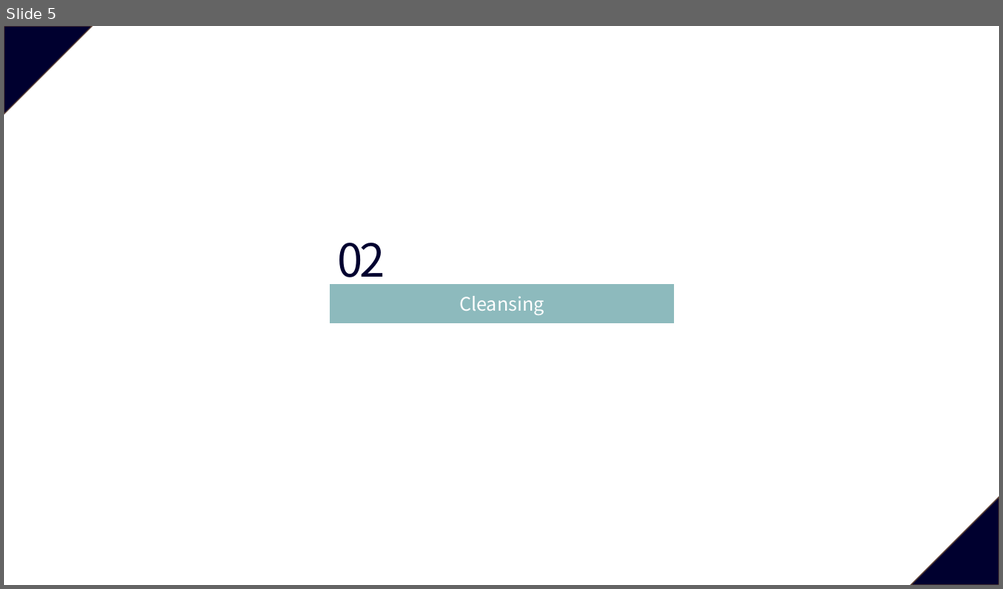
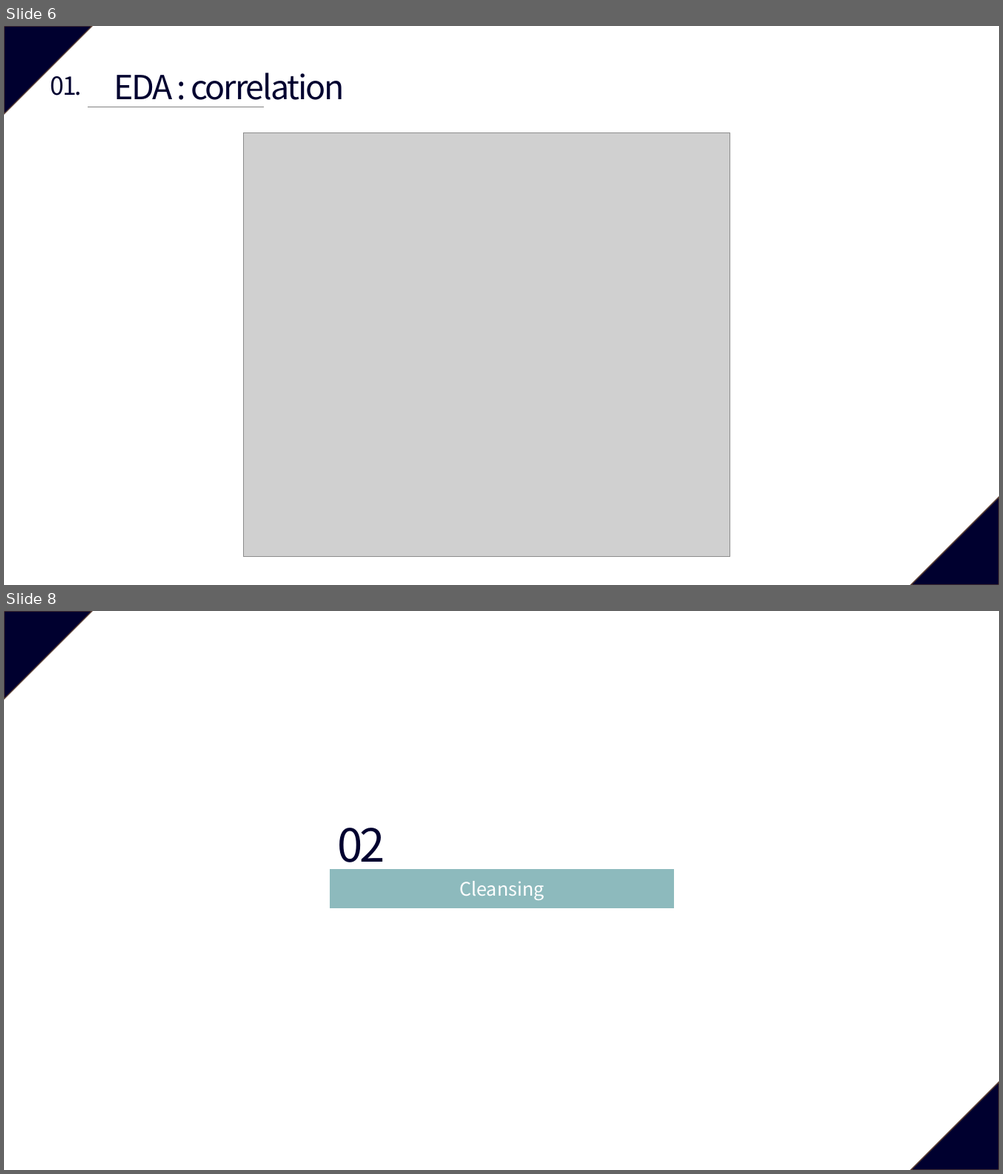
Before and after one commit to hsmoon-91/data-mining, a slide deck: (slide) House_Price.pptx. Shown one above the other, each under a label of ours: slide 5 before the commit, slides 6 and 8 after it; the slides between them are not shown. The pictures are 1003x589 and 1003x1174 pixels, drawn with LibreOffice and Linux fonts; fonts in the diff are those of the drawing; grey boxes stand for pictures. Boxes give left, top, right and bottom in pixels: in the first picture for what was removed or moved away, otherwise in the second. Text is boxed around its words. In the diff, an @@ line names an element or a change of style, - is before the commit and + after.

```diff
--- a/(slide) House_Price.pptx
+++ b/(slide) House_Price.pptx
@@ slide 6 added at box(4, 26, 999, 585), background #FFFFFF; not listed: 2 template elements that a slide beside it also shows @@
@@ text added at box(51, 76, 82, 96), 24 pt, text #00002F @@
+01.
@@ text added at box(114, 73, 344, 107), 32 pt, text #00002F @@
+EDA : correlation
@@ line added from (88, 107) to (264, 107), #808080 0.5 pt @@
@@ picture added at box(244, 133, 730, 557) @@
@@ what was slide 5 is now slide 8 @@
```
Also in this commit, not shown: 7 slides changed, 3 other slides added, 1 slide removed, 14 other files.
